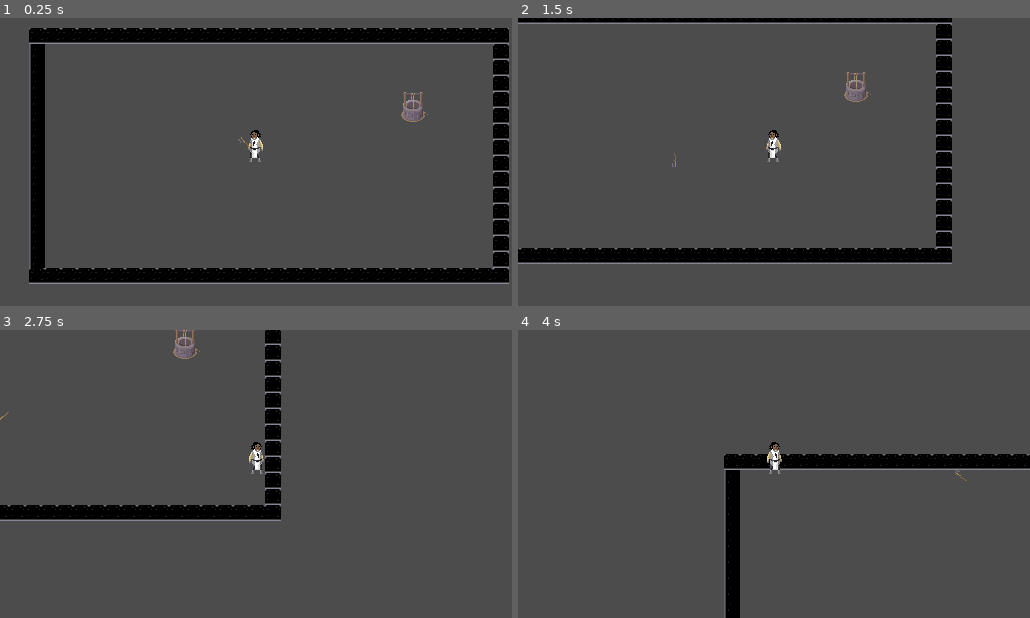
Above: before the commit, frames 1-4 (two rows, left to right).
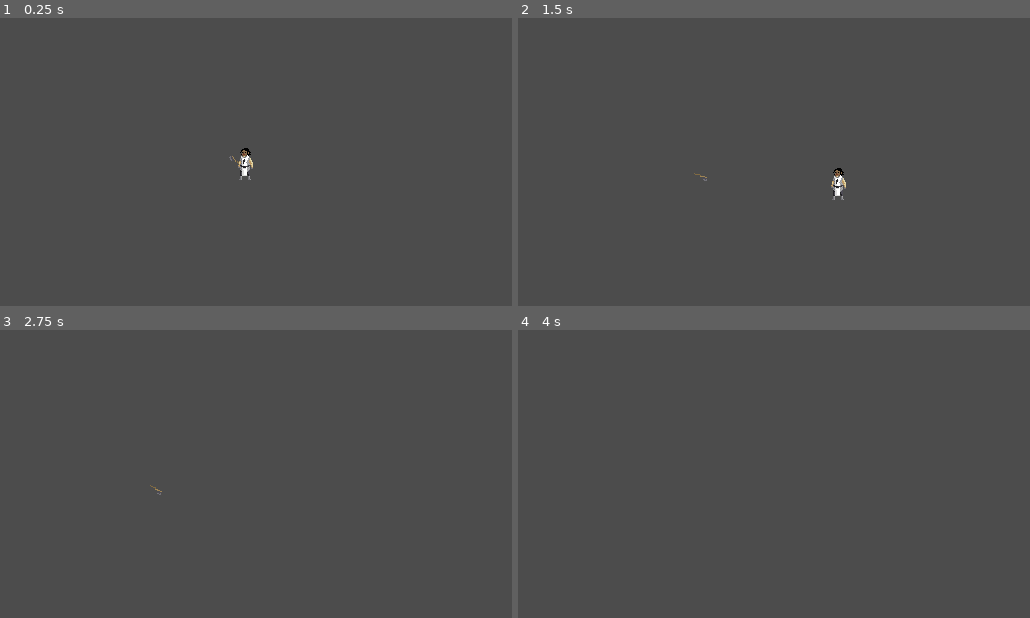
Above: after the commit, the same moments.

Repository: JillyMan/killer-in-london
Game: Godot game, scene res://src/Main.tscn
Two runs of this game, one before a commit and one after it. Both use one fixed random seed, a clock stepped at 60 frames per second and the inputs below. Before the commit the project starts from res://src/levels/character_test_scene/CharacterTest.tscn.
Inputs (mouse positions are in pixels of both pictures, inside the frame that each line leads up to):
- Up to frame 1 (0.25 s): no input
- Up to frame 2 (1.5 s): tap Enter at 0.5 s; move the mouse to (886, 147) at 0.52 s; hold D (player_move_right) 0.53-1.28 s; click (886, 147) at 0.6 s; move the mouse to (671, 176) at 1.27 s; hold S (player_move_down) from 1.28 s (still down); right-click (671, 176) at 1.35 s
- Up to frame 3 (2.75 s): move the mouse to (307, 410) at 2.02 s; release S (player_move_down) at 2.03 s; hold D (player_move_right) from 2.03 s (still down); tap Space (player_dash) at 2.1 s
- Up to frame 4 (4 s): move the mouse to (748, 531) at 2.77 s; release D (player_move_right) at 2.78 s; hold W (player_move_up) 2.78-3.53 s; click (748, 531) at 2.85 s; tap Space (player_dash) at 3.5 s; move the mouse to (927, 517) at 3.52 s; hold A (player_move_left) from 3.53 s (still down); right-click (927, 517) at 3.6 s

The runs differ from the first frame. In frame 1, 15% of the frame differs, in the area x 5-100%, y 3-93%; in frame 2, 8.7%; in frame 3, 5.0%; in frame 4, 4.7%.

Commit message:
return back start scene

Diff:
--- a/killer-in-london/project.godot
+++ b/killer-in-london/project.godot
@@ -177,7 +177,7 @@
 [application]
 
 config/name="killer-in-london"
-run/main_scene="res://src/levels/character_test_scene/CharacterTest.tscn"
+run/main_scene="res://src/Main.tscn"
 config/icon="res://icon.png"
 
 [display]
